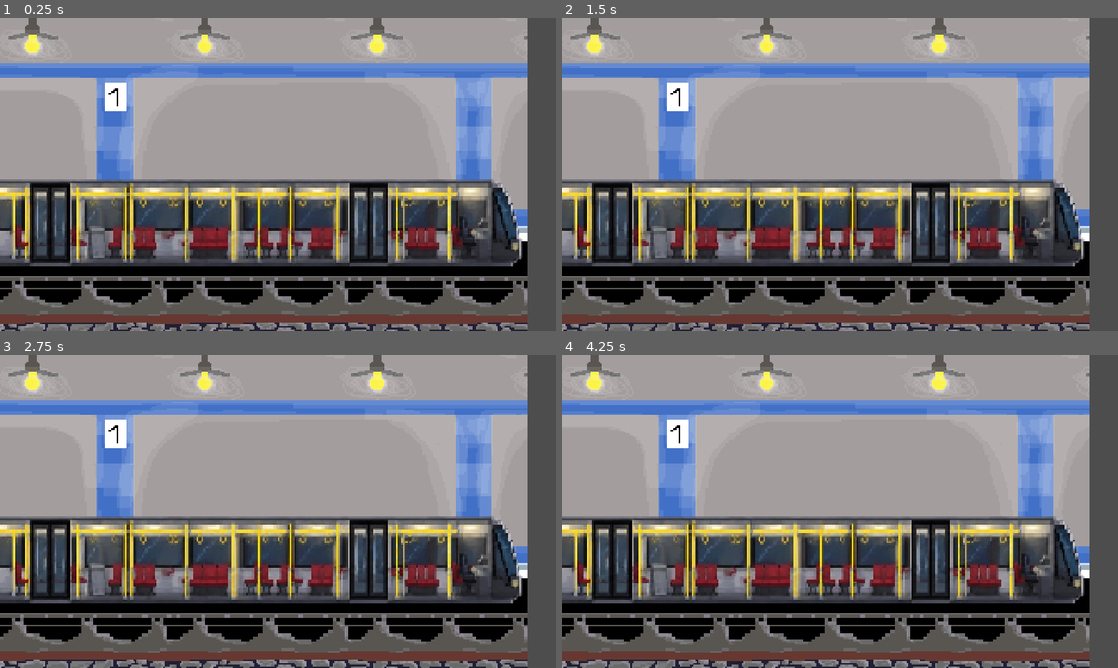
Above: before the commit, frames 1-4 (two rows, left to right).
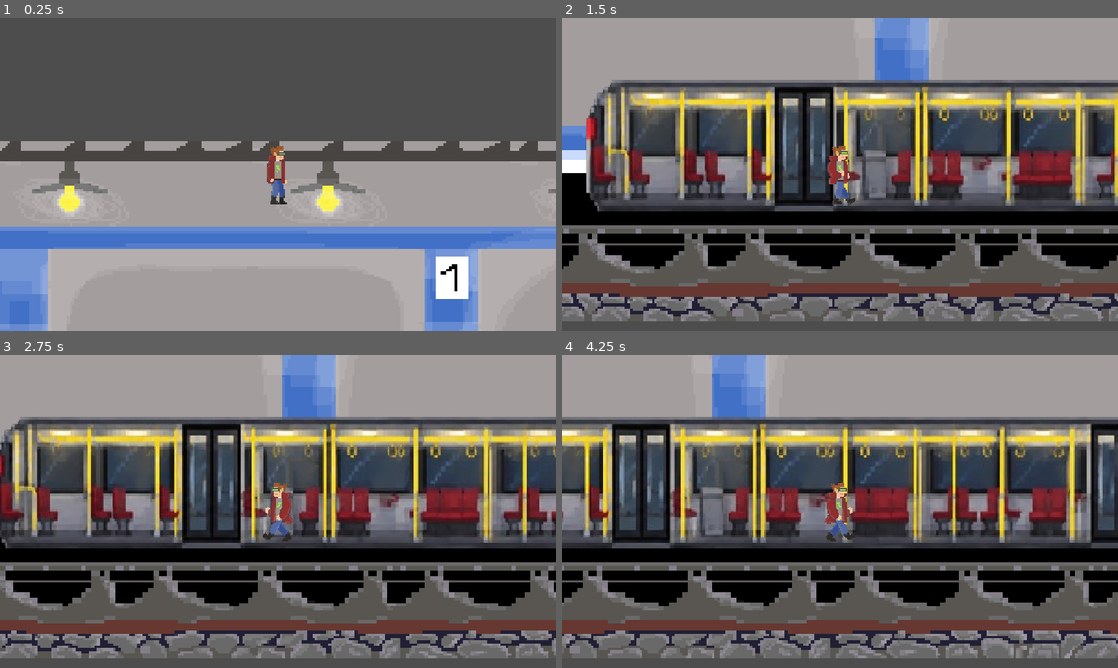
Above: after the commit, the same moments.

Repository: NetoCZ/Metro
Game: Godot game, scene res://Scenes/metro_main.tscn
The game is run twice, just before and just after one commit, with the same random seed, the same clock (stepped at 60 frames per second) and the same inputs.
Inputs:
- Up to frame 1 (0.25 s): no input
- Up to frame 2 (1.5 s): hold E (attack) 0.53-1.28 s; hold D (move_right) from 0.53 s (still down); tap Space (move_jump) at 0.77 s; tap E (attack) at 1.35 s
- Up to frame 3 (2.75 s): tap Space (move_jump) at 1.52 s; release D (move_right) at 2.03 s; hold A (move_left) from 2.03 s (still down); hold E (attack) from 2.03 s (still down)
- Up to frame 4 (4.25 s): release A (move_left) at 2.78 s; release E (attack) at 2.78 s; hold D (move_right) from 2.78 s (still down); tap E (attack) at 2.85 s; tap Space (move_jump) at 3.02, 3.77 s; hold E (attack) from 3.53 s (still down)

The runs differ from the first frame. In frame 1, 90% of the frame differs, in the area x 0-100%, y 0-100%; in frame 2, 78%; in frame 3, 78%; in frame 4, 79%.

Commit message:
posral jsem to

Diff:
--- a/Scenes/Player/PlayerMain.gd
+++ /dev/null
@@ -1,31 +0,0 @@
-extends CharacterBody2D
-
-@export var starting_weapon: WeaponData
-
-@onready var weapon_holder: Node2D = $WeaponHolder
-
-var current_weapon: BaseWeapon
-
-func _ready() -> void:
-	if starting_weapon != null:
-		equip_weapon(starting_weapon)
-
-
-func equip_weapon(data: WeaponData) -> void:
-	if current_weapon != null:
-		current_weapon.queue_free()
-
-	var weapon_scene = preload(
-        "res://Scenes/Weapons/BaseWeapon.tscn"
-	)
-
-	current_weapon = weapon_scene.instantiate() as BaseWeapon
-
-	weapon_holder.add_child(current_weapon)
-	current_weapon.setup(data)
-
-
-func _unhandled_input(event: InputEvent) -> void:
-	if event.is_action_pressed("attack"):
-		if current_weapon != null:
-			current_weapon.attack()
--- /dev/null
+++ b/Scenes/Player/player.tscn
@@ -0,0 +1,63 @@
+[gd_scene format=3 uid="uid://dnyf0pog4niyr"]
+
+[ext_resource type="Texture2D" uid="uid://dsd5elc8h6gjf" path="res://Scenes/Player/assets/standing1.png" id="1_a3d8c"]
+[ext_resource type="Script" uid="uid://b837hjvkk5guk" path="res://Scenes/Player/playerMovement.gd" id="1_uvnfx"]
+[ext_resource type="Texture2D" uid="uid://chx02whkmdi8t" path="res://Scenes/Player/assets/standing2.png" id="2_xpcdj"]
+[ext_resource type="Texture2D" uid="uid://e1cm5kx6817x" path="res://Scenes/Player/assets/run1.png" id="3_dd0ac"]
+[ext_resource type="Texture2D" uid="uid://cyagoak5scgmr" path="res://Scenes/Player/assets/run2.png" id="4_0u5uq"]
+[ext_resource type="Texture2D" uid="uid://idrh2wrpnnf0" path="res://Scenes/Player/assets/run3.png" id="5_jlvik"]
+[ext_resource type="Texture2D" uid="uid://dy4aw2hh0ttat" path="res://Scenes/Player/assets/run4.png" id="6_gk6dx"]
+
+[sub_resource type="CapsuleShape2D" id="CapsuleShape2D_wdocy"]
+radius = 14.0
+height = 50.0
+
+[sub_resource type="SpriteFrames" id="SpriteFrames_nhkjt"]
+animations = [{
+"frames": [{
+"duration": 1.0,
+"texture": ExtResource("1_a3d8c")
+}, {
+"duration": 1.0,
+"texture": ExtResource("2_xpcdj")
+}],
+"loop": 1,
+"name": &"idle",
+"speed": 5.0
+}, {
+"frames": [{
+"duration": 1.0,
+"texture": ExtResource("3_dd0ac")
+}, {
+"duration": 1.0,
+"texture": ExtResource("4_0u5uq")
+}, {
+"duration": 1.0,
+"texture": ExtResource("5_jlvik")
+}, {
+"duration": 1.0,
+"texture": ExtResource("6_gk6dx")
+}],
+"loop": 1,
+"name": &"run",
+"speed": 10.0
+}]
+
+[node name="Player" type="Node" unique_id=362517795 groups=["player"]]
+
+[node name="CharacterBody2D" type="CharacterBody2D" parent="." unique_id=777287588 groups=["player", "playerTarget"]]
+position = Vector2(-2, 5)
+scale = Vector2(2.5130706, 2.5905352)
+script = ExtResource("1_uvnfx")
+
+[node name="CollisionShape2D" type="CollisionShape2D" parent="CharacterBody2D" unique_id=523690038]
+shape = SubResource("CapsuleShape2D_wdocy")
+
+[node name="AnimatedSprite2D" type="AnimatedSprite2D" parent="CharacterBody2D" unique_id=173547773]
+sprite_frames = SubResource("SpriteFrames_nhkjt")
+animation = &"idle"
+frame = 1
+frame_progress = 0.34367946
+
+[node name="Camera2D" type="Camera2D" parent="CharacterBody2D" unique_id=1439645780]
+scale = Vector2(1, 0.99999994)
--- a/Scenes/Weapons/BaseWeapon.gd
+++ /dev/null
@@ -1,52 +0,0 @@
-extends Node2D
-class_name BaseWeapon
-
-@onready var sprite: Sprite2D = $Sprite2D
-@onready var hitbox: Area2D = $Hitbox
-
-var weapon_data: WeaponData
-var can_attack := true
-
-
-func setup(data: WeaponData) -> void:
-	weapon_data = data
-
-	if is_node_ready():
-		update_weapon()
-
-
-func _ready() -> void:
-	hitbox.monitoring = false
-	hitbox.body_entered.connect(_on_body_entered)
-
-	update_weapon()
-
-
-func update_weapon() -> void:
-	if weapon_data == null:
-		return
-
-	sprite.texture = weapon_data.weapon_texture
-
-
-func attack() -> void:
-	if not can_attack or weapon_data == null:
-		return
-
-	can_attack = false
-	hitbox.monitoring = true
-
-	await get_tree().create_timer(0.15).timeout
-
-	hitbox.monitoring = false
-
-	await get_tree().create_timer(
-		weapon_data.attack_cooldown
-	).timeout
-
-	can_attack = true
-
-
-func _on_body_entered(body: Node2D) -> void:
-	if body.has_method("take_damage"):
-		body.take_damage(weapon_data.damage)
--- a/Scenes/Weapons/BaseWeapon.tscn
+++ /dev/null
@@ -1,18 +0,0 @@
-[gd_scene format=3 uid="uid://dmg7yfrfwf8de"]
-
-[ext_resource type="Script" uid="uid://de2ppq45dql2h" path="res://Scenes/Weapons/BaseWeapon.gd" id="1_q4fon"]
-
-[sub_resource type="CircleShape2D" id="CircleShape2D_wdocy"]
-radius = 44.00455
-
-[node name="BaseWeapon" type="Node2D" unique_id=1070785524]
-scale = Vector2(1, 1.4000002)
-script = ExtResource("1_q4fon")
-
-[node name="Sprite2D" type="Sprite2D" parent="." unique_id=1629493186]
-
-[node name="Area2D" type="Area2D" parent="." unique_id=1089177235]
-
-[node name="CollisionShape2D" type="CollisionShape2D" parent="Area2D" unique_id=563929691]
-scale = Vector2(1, 0.8406822)
-shape = SubResource("CircleShape2D_wdocy")
--- a/Scenes/Weapons/Items/Ocelty.tres
+++ /dev/null
@@ -1,12 +0,0 @@
-[gd_resource type="Resource" script_class="WeaponData" format=3 uid="uid://c18y7eb7qcvym"]
-
-[ext_resource type="Script" uid="uid://d13q10xet3mmd" path="res://Scenes/Weapons/WeaponData.gd" id="1_dwebt"]
-[ext_resource type="Texture2D" uid="uid://cej2y6hxnh4j4" path="res://Assets/item_oceltyc.png" id="2_2sss3"]
-
-[resource]
-script = ExtResource("1_dwebt")
-weapon_name = "Tube"
-damage = 5
-attack_cooldown = 0.3
-weapon_texture = ExtResource("2_2sss3")
-metadata/_custom_type_script = "uid://d13q10xet3mmd"
--- a/Scenes/Weapons/Items/Stick.tres
+++ /dev/null
@@ -1,13 +0,0 @@
-[gd_resource type="Resource" script_class="WeaponData" format=3 uid="uid://ctknop1brmsvu"]
-
-[ext_resource type="Script" uid="uid://d13q10xet3mmd" path="res://Scenes/Weapons/WeaponData.gd" id="1_3xbkr"]
-[ext_resource type="Texture2D" uid="uid://dnvdp2lfaboyu" path="res://Assets/item_stick.png" id="2_nefwu"]
-
-[resource]
-script = ExtResource("1_3xbkr")
-weapon_name = "Stick"
-damage = 2
-attack_cooldown = 0.6
-weapon_texture = ExtResource("2_nefwu")
-attack_range = 20.0
-metadata/_custom_type_script = "uid://d13q10xet3mmd"
--- a/Scenes/Weapons/WeaponData.gd
+++ /dev/null
@@ -1,9 +0,0 @@
-extends Resource
-class_name WeaponData
-
-@export var weapon_name: String = "WeaponTemplate"
-@export var damage: int = 10
-@export var attack_cooldown: float = 0.4
-
-@export var weapon_texture: Texture2D
-@export var attack_range: float = 40.0
--- a/Scenes/Weapons/WeaponHolder.gd
+++ /dev/null
@@ -1,11 +0,0 @@
-extends Node
-
-
-# Called when the node enters the scene tree for the first time.
-func _ready() -> void:
-	pass # Replace with function body.
-
-
-# Called every frame. 'delta' is the elapsed time since the previous frame.
-func _process(delta: float) -> void:
-	pass
--- a/Scenes/Zastavka.tscn
+++ b/Scenes/Zastavka.tscn
@@ -25,8 +25,6 @@
 position = Vector2(466, 651)
 shape = SubResource("RectangleShape2D_renrx")
 
-[node name="Player" parent="." unique_id=362517795 instance=ExtResource("2_w7nrg")]
-
 [node name="NastupisteBackground2" type="Sprite2D" parent="." unique_id=1303713320]
 position = Vector2(-1070.0001, 550)
 scale = Vector2(5.9762497, 5.6775002)
@@ -46,3 +44,5 @@
 position = Vector2(-844.99994, 665)
 scale = Vector2(2.150641, 2.7660098)
 texture = ExtResource("3_qgfyo")
+
+[node name="Player" parent="." unique_id=362517795 instance=ExtResource("2_w7nrg")]
--- a/Scenes/metro_main.tscn
+++ b/Scenes/metro_main.tscn
@@ -2,7 +2,7 @@
 
 [ext_resource type="Texture2D" uid="uid://jd144yjvjc4" path="res://Assets/nastupisteBackground.png" id="1_bd45o"]
 [ext_resource type="Texture2D" uid="uid://c7fi6itui6302" path="res://Assets/metroInside.png" id="2_1wixh"]
-[ext_resource type="PackedScene" uid="uid://dnyf0pog4niyr" path="res://Scenes/Weapons/WeaponHolder.tscn" id="3_3ubiy"]
+[ext_resource type="PackedScene" uid="uid://dnyf0pog4niyr" path="res://Scenes/Player/player.tscn" id="3_3ubiy"]
 [ext_resource type="Script" uid="uid://borcacqeaimby" path="res://Scenes/next_scene.gd" id="4_bd45o"]
 
 [sub_resource type="RectangleShape2D" id="RectangleShape2D_tvscu"]
@@ -45,12 +45,12 @@
 position = Vector2(1530, 556)
 shape = SubResource("RectangleShape2D_0stwt")
 
-[node name="Player" parent="." unique_id=362517795 instance=ExtResource("3_3ubiy")]
-
 [node name="NextScene" type="Area2D" parent="." unique_id=1358428296]
 script = ExtResource("4_bd45o")
 next_scene = "uid://d38rpqad4iwdp"
 
-[node name="CollisionShape2D" type="CollisionShape2D" parent="NextScene" unique_id=2022494447]
+[node name="CollisionShape2D" type="CollisionShape2D" parent="NextScene" unique_id=2022494447 groups=["player"]]
 position = Vector2(1227.5, 704)
 shape = SubResource("RectangleShape2D_yea2l")
+
+[node name="Player" parent="." unique_id=362517795 instance=ExtResource("3_3ubiy")]
--- a/project.godot
+++ b/project.godot
@@ -22,8 +22,8 @@
 
 [display]
 
-window/size/viewport_width=1920
-window/size/viewport_height=1080
+window/size/viewport_width=1280
+window/size/viewport_height=720
 window/stretch/mode="canvas_items"
 window/stretch/aspect="expand"
 
Not shown, removed: Scenes/Player/PlayerMain.gd.uid
Not shown, removed: Scenes/Weapons/BaseWeapon.gd.uid
Not shown, removed: Scenes/Weapons/WeaponData.gd.uid
Not shown, removed: Scenes/Weapons/WeaponHolder.gd.uid
